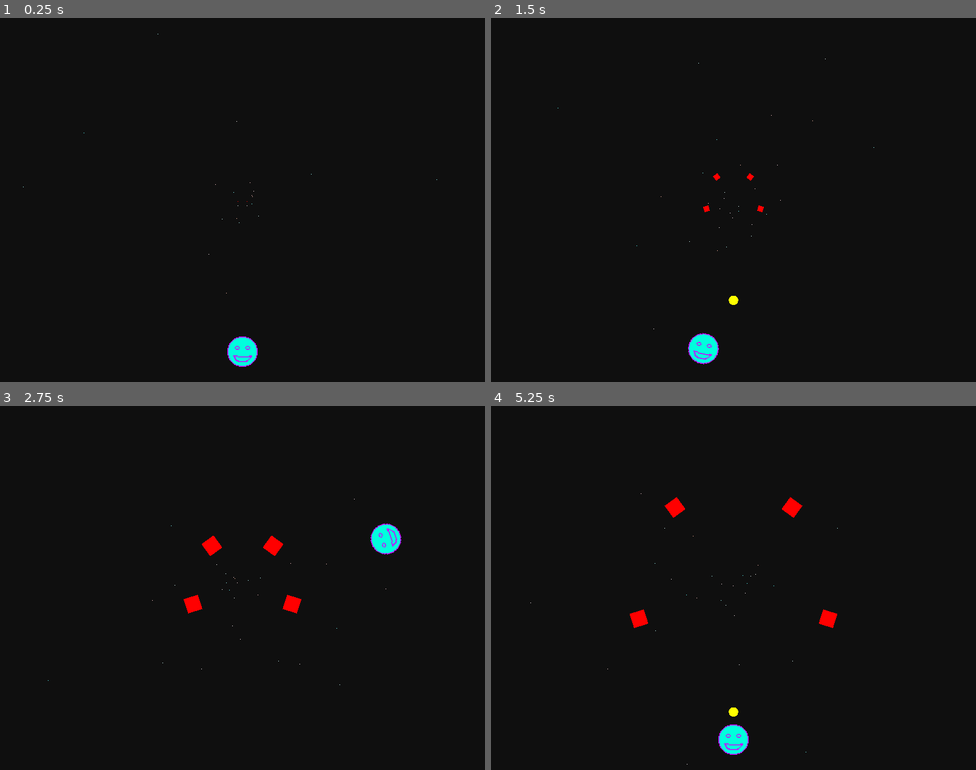
Above: before the commit, frames 1-4 (two rows, left to right).
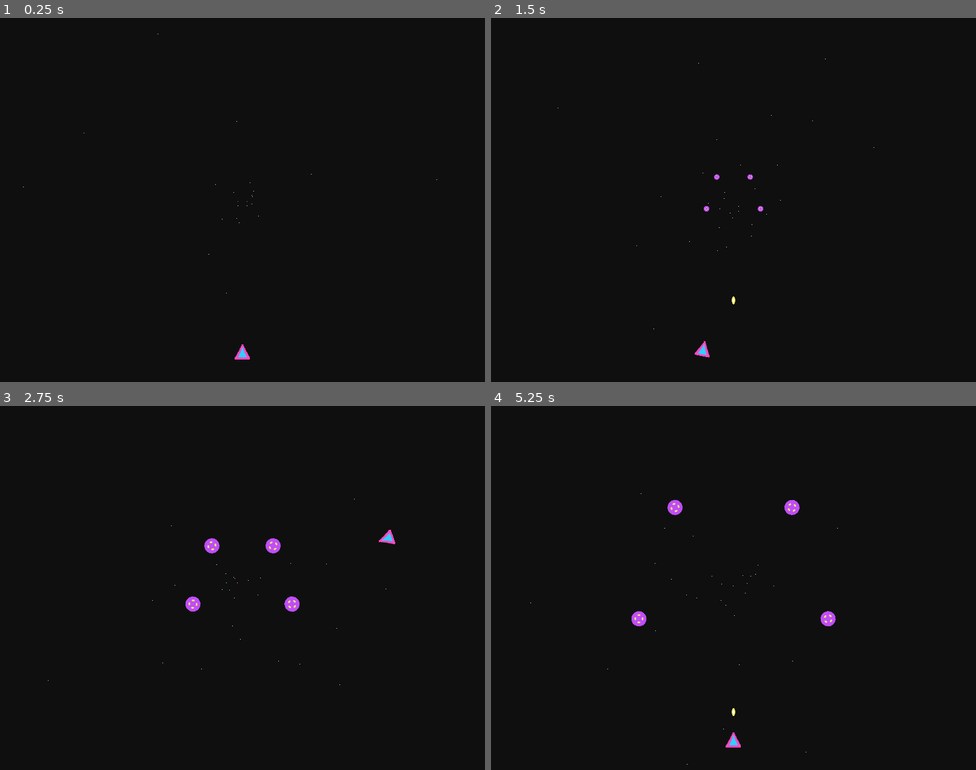
Above: after the commit, the same moments.

Repository: doctor-g/LD47
Game: Godot game, scene res://src/Level.tscn
Same seed, same stepped clock (60 frames per second), same inputs: the game is played once before the commit and once after it.
Inputs:
- Up to frame 1 (0.25 s): no input
- Up to frame 2 (1.5 s): tap Enter at 0.5 s; tap Space (fire) at 0.6, 1.25 s; tap Left (move_clockwise) at 1.35 s
- Up to frame 3 (2.75 s): hold D (move_counterclockwise) from 2.03 s (still down)
- Up to frame 4 (5.25 s): release D (move_counterclockwise) at 2.78 s; tap Space (fire) at 2.85, 5.1 s; hold Left (move_clockwise) 3.53-4.28 s; tap D (move_counterclockwise) at 4.35 s

The runs differ from the first frame. In frame 1, 0.4% of the frame differs, in the area x 46-54%, y 50-96%; in frame 2, 0.5%; in frame 3, 0.9%; in frame 4, 1.0%, in the area x 28-72%, y 25-96%.

Commit message:
Use sprite images in a 1980s palette
The player, bullet, and alien have all been replaced, and the palette
is documented in the README.

Diff:
--- a/project/src/Alien.gd
+++ b/project/src/Alien.gd
@@ -2,10 +2,13 @@
 extends Area2D
 
 export var speed := 40.0
+export var rotation_speed := 5.0
+
+onready var _sprite := $Sprite
 
 func _physics_process(delta):
 	position += Vector2.DOWN.rotated(rotation) * speed * delta
-
+	_sprite.rotate(rotation_speed * delta)
 
 func damage():
 	queue_free()
--- a/project/src/Alien.tscn
+++ b/project/src/Alien.tscn
@@ -1,11 +1,11 @@
 [gd_scene load_steps=5 format=2]
 
-[ext_resource path="res://assets/red_square.png" type="Texture" id=1]
+[ext_resource path="res://assets/purple_alien.png" type="Texture" id=1]
 [ext_resource path="res://src/Alien.gd" type="Script" id=2]
 [ext_resource path="res://src/DistanceScaler.tscn" type="PackedScene" id=3]
 
-[sub_resource type="RectangleShape2D" id=1]
-extents = Vector2( 31.4095, 31.0751 )
+[sub_resource type="CircleShape2D" id=1]
+radius = 16.1628
 
 [node name="Alien" type="Area2D"]
 collision_layer = 2
--- a/project/src/Player.tscn
+++ b/project/src/Player.tscn
@@ -1,10 +1,7 @@
-[gd_scene load_steps=4 format=2]
+[gd_scene load_steps=3 format=2]
 
-[ext_resource path="res://assets/smiley.png" type="Texture" id=1]
+[ext_resource path="res://assets/ship.png" type="Texture" id=1]
 [ext_resource path="res://src/Player.gd" type="Script" id=2]
-
-[sub_resource type="CircleShape2D" id=1]
-radius = 33.041
 
 [node name="Player" type="Area2D"]
 script = ExtResource( 2 )
@@ -12,6 +9,8 @@
 [node name="Sprite" type="Sprite" parent="."]
 texture = ExtResource( 1 )
 
-[node name="CollisionShape2D" type="CollisionShape2D" parent="."]
-shape = SubResource( 1 )
+[node name="CollisionPolygon2D" type="CollisionPolygon2D" parent="."]
+position = Vector2( 1.11451, 1.8596 )
+scale = Vector2( 2.32981, 2.54962 )
+polygon = PoolVector2Array( -0.356884, -6.69618, -7.62051, 5.33244, 6.50764, 5.33244 )
 [connection signal="area_entered" from="." to="." method="_on_Player_area_entered"]
--- a/project/src/PlayerBullet.tscn
+++ b/project/src/PlayerBullet.tscn
@@ -1,9 +1,12 @@
-[gd_scene load_steps=4 format=2]
+[gd_scene load_steps=5 format=2]
 
 [ext_resource path="res://src/PlayerBullet.gd" type="Script" id=1]
 [ext_resource path="res://src/DistanceScaler.tscn" type="PackedScene" id=2]
+[ext_resource path="res://assets/laser.png" type="Texture" id=3]
 
-[sub_resource type="CircleShape2D" id=1]
+[sub_resource type="CapsuleShape2D" id=1]
+radius = 3.76226
+height = 7.82235
 
 [node name="PlayerBullet" type="Area2D"]
 collision_layer = 2
@@ -14,4 +17,8 @@
 shape = SubResource( 1 )
 
 [node name="DistanceScaler" parent="." instance=ExtResource( 2 )]
+
+[node name="Sprite" type="Sprite" parent="."]
+position = Vector2( -0.496063, 0 )
+texture = ExtResource( 3 )
 [connection signal="area_entered" from="." to="." method="_on_PlayerBullet_area_entered"]
Binary file added: project/assets/laser.png
Binary file added: project/assets/purple_alien.png
Not shown, changed: project/assets/purple_alien.png.import
Binary file removed: project/assets/red_square.png
Binary file added: project/assets/ship.png
Not shown, changed: project/assets/ship.png.import
Binary file removed: project/assets/smiley.png
Not shown, added: README.md
Not shown, added: to_import/laser.piskel
Not shown, added: to_import/purple_alien.piskel
Not shown, removed: to_import/red_square.piskel
Not shown, added: to_import/ship.piskel
(and 1 more such lines)
